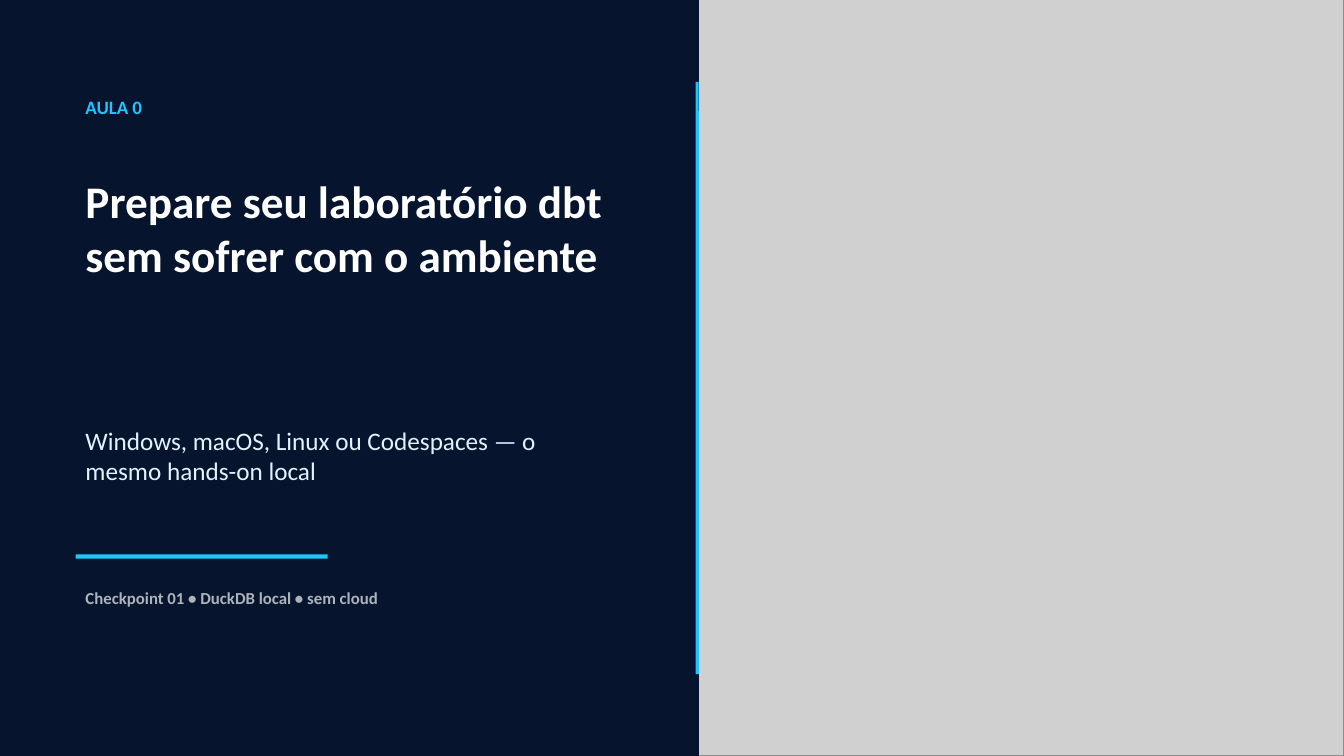
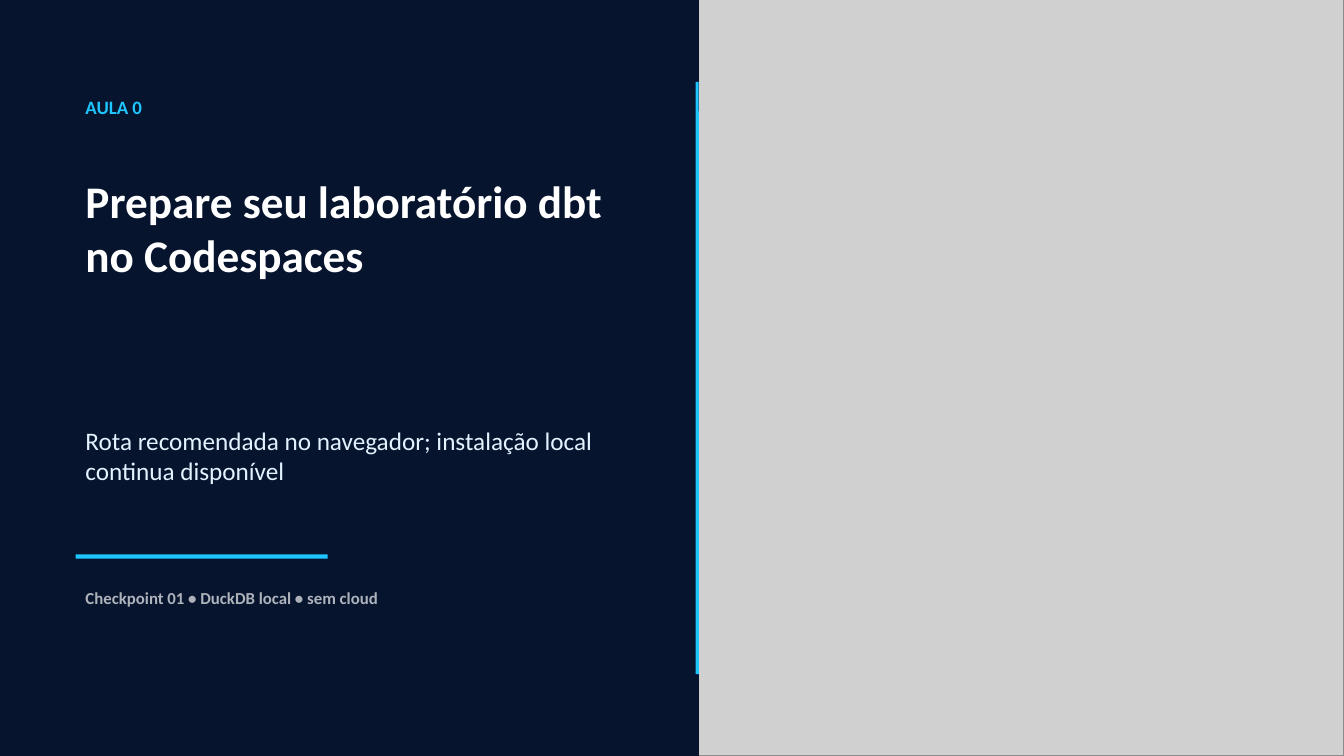
Before and after one commit to AnselmoBorges/dbt-moderno-na-pratica, a slide deck: slide 1 of assets/decks/aula-00-ambiente.pptx. Drawn at 1344x756 pixels with LibreOffice and Linux fonts; fonts in the diff are those of the drawing; grey boxes stand for pictures. Boxes give left, top, right and bottom in pixels: in the first picture for what was removed or moved away, otherwise in the second. Text is boxed around its words. In the diff, an @@ line names an element or a change of style, - is before the commit and + after.

Commit message:
feat: recomenda Codespaces na aula zero

```diff
--- a/assets/decks/aula-00-ambiente.pptx
+++ b/assets/decks/aula-00-ambiente.pptx
@@ text at <box>85,186,602,279</box>: text changed @@
-Prepare seu laboratório dbt sem sofrer com o ambiente
+Prepare seu laboratório dbt no Codespaces
@@ text at <box>85,432,592,484</box>: text changed @@
-Windows, macOS, Linux ou Codespaces — o mesmo hands-on local
+Rota recomendada no navegador; instalação local continua disponível
```
Also in this commit, not shown: 16 other slides changed, 5 slides added, 1 slide removed, 22 other files.
